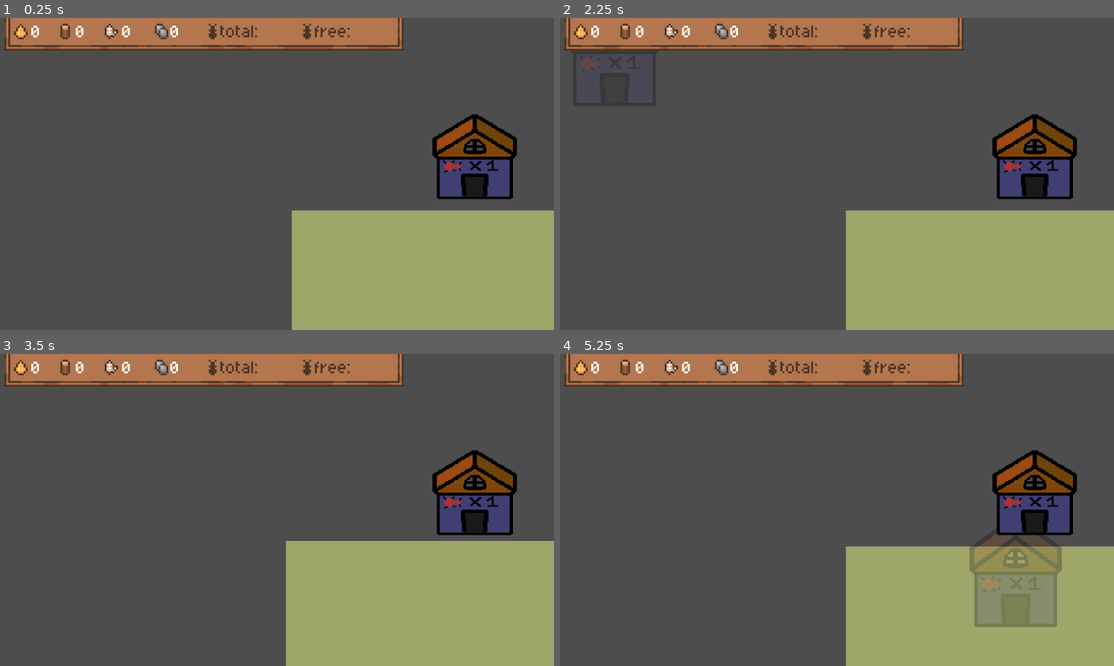
Above: before the commit, frames 1-4 (two rows, left to right).
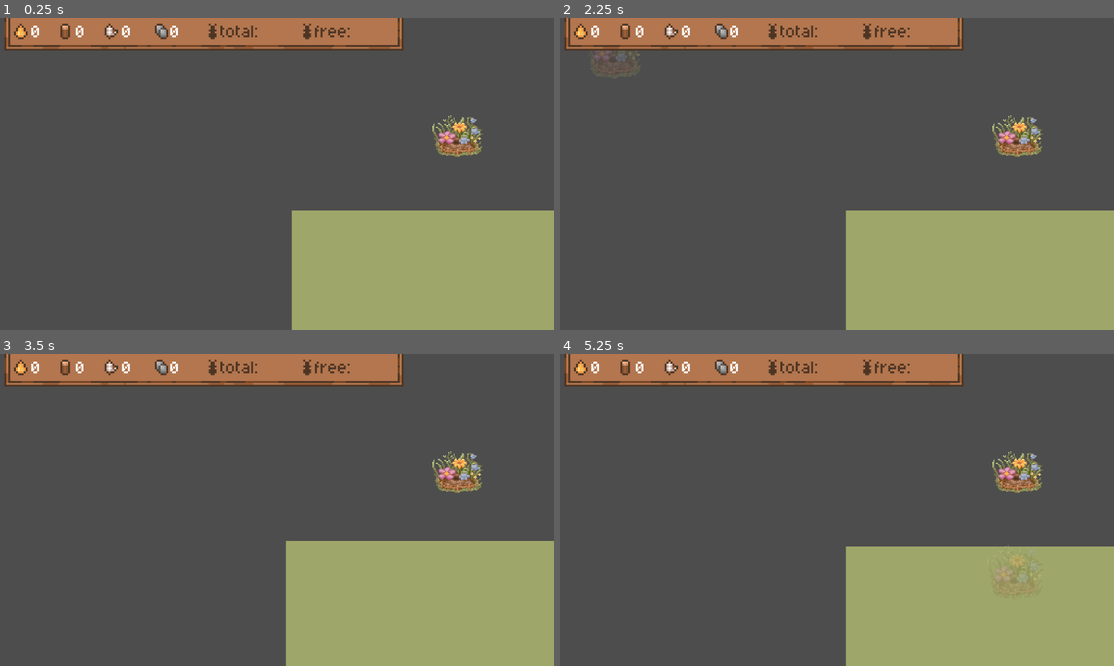
Above: after the commit, the same moments.

Repository: akamikado/brainless-jam
Game: Godot game, scene res://Nodes/main.tscn
The game is run twice, just before and just after one commit, with the same random seed, the same clock (stepped at 60 frames per second) and the same inputs.
Inputs (mouse positions are in pixels of both pictures, inside the frame that each line leads up to):
- Up to frame 1 (0.25 s): no input
- Up to frame 2 (2.25 s): click (1036, 155) at 0.52 s; click (1019, 136) at 1.27 s; tap Enter at 2 s; move the mouse to (604, 33) at 2.02 s; hold D from 2.03 s (still down); click (604, 33) at 2.17 s
- Up to frame 3 (3.5 s): tap Space at 2.75 s; move the mouse to (88, 369) at 2.77 s; release D at 2.78 s; hold S from 2.78 s (still down); click (88, 369) at 2.92 s
- Up to frame 4 (5.25 s): tap Enter at 3.5, 5 s; move the mouse to (692, 369) at 3.52 s; release S at 3.53 s; hold D 3.53-4.28 s; click (692, 369) at 3.67 s; tap Space at 4.25 s; move the mouse to (742, 369) at 4.27 s; hold W 4.28-5.03 s; click (742, 369) at 4.42 s; move the mouse to (1003, 556) at 5.02 s; hold A from 5.03 s (still down); click (1003, 556) at 5.17 s

The runs differ from the first frame. In frame 1, 3.5% of the frame differs, in the area x 78-94%, y 30-59%; in frame 2, 3.9%; in frame 3, 3.5%; in frame 4, 6.6%, in the area x 73-94%, y 30-88%.

Commit message:
rewrote how to set textures so that multiple changes are not needed

Diff:
--- a/Nodes/building_selection_area.tscn
+++ b/Nodes/building_selection_area.tscn
@@ -2,15 +2,16 @@
 
 [ext_resource type="Script" uid="uid://dsmcijgwbml0a" path="res://Scripts/building_selection_area.gd" id="1_eew2j"]
 [ext_resource type="PackedScene" uid="uid://c2ovg5ab0reaq" path="res://Nodes/building_select_button.tscn" id="2_cghn4"]
-[ext_resource type="Texture2D" uid="uid://ccjb8eq1bmglk" path="res://Assets/Buildings/ant-hatchery.png" id="3_jpetf"]
+[ext_resource type="Texture2D" uid="uid://carm4wbtcye53" path="res://Assets/Buildings/nectar-building.png" id="3_ieb2v"]
 
 [node name="BuildingSelectionArea" type="Node2D" unique_id=1568335877]
 script = ExtResource("1_eew2j")
 metadata/_edit_group_ = true
 
-[node name="AntHatchery" parent="." unique_id=679507329 instance=ExtResource("2_cghn4")]
+[node name="NectarGarden" parent="." unique_id=679507329 instance=ExtResource("2_cghn4")]
 offset_transform_position = Vector2(0, 0)
 toggle_mode = true
-texture_normal = ExtResource("3_jpetf")
+texture_normal = ExtResource("3_ieb2v")
+building_type = 2
 
-[connection signal="selected" from="AntHatchery" to="." method="_on_building_select_button_toggled"]
+[connection signal="selected" from="NectarGarden" to="." method="_on_building_select_button_toggled"]
--- a/Scripts/building_base.gd
+++ b/Scripts/building_base.gd
@@ -1,13 +1,10 @@
 class_name Base extends Node2D
 
 func on_placed() -> void:
-	print_debug("Placed")
-	Global.add_housing(25)
 	pass
 
 func update_building() -> void:
 	pass
 
-
 func nearby_building_placed() -> void:
 	pass
--- a/Scripts/building_select_button.gd
+++ b/Scripts/building_select_button.gd
@@ -5,6 +5,6 @@
 
 func _toggled(toggled_on: bool) -> void:
 	if toggled_on:
-		selected.emit(Global.HousingType.ANT_HATCHERY)
+		selected.emit(building_type)
 	else:
 		selected.emit(Global.HousingType.NONE)
--- a/Scripts/global.gd
+++ b/Scripts/global.gd
@@ -1,6 +1,6 @@
 extends Node
 
-enum HousingType { NONE, ANT_HATCHERY, }
+enum HousingType { NONE, ANT_HATCHERY, NECTAR_GARDEN, SILK_WEAVER, STICK_YARD, PEBBLE_QUARRY, HOUSING_SMALL }
 
 var citizens_total: int = 0
 var citizens_assigned: int = 0
@@ -14,6 +14,24 @@
 var silk: int = 0
 var sticks: int = 0
 var pebbles: int = 0
+
+func get_housing_texture_for_type(type: HousingType) -> String:
+	match type:
+		HousingType.ANT_HATCHERY:
+			return "res://Assets/Buildings/ant-hatchery.png"
+		HousingType.NECTAR_GARDEN:
+			return "res://Assets/Buildings/nectar-building.png"
+
+	return ""
+
+func get_housing_scene_for_type(type: HousingType) -> String:
+	match type:
+		HousingType.ANT_HATCHERY:
+			return "res://Nodes/Buildings/building_base.tscn"
+		HousingType.NECTAR_GARDEN:
+			return "res://Assets/Buildings/nectar_building.tscn"
+
+	return ""
 
 # Returns the amount of citizens that couldn't be added, e.g. 0 if all, x if full
 func add_citizens(count: int) -> bool:
--- a/Scripts/housing1.gd
+++ /dev/null
@@ -1,16 +0,0 @@
-extends Base
-
-
-# Called when the node enters the scene tree for the first time.
-func _ready() -> void:
-	pass # Replace with function body.
-
-
-# Called every frame. 'delta' is the elapsed time since the previous frame.
-func _process(delta: float) -> void:
-	Global.add_housing(25)
-	pass
-
-func update_building() -> void:
-
-	pass
--- a/Scripts/map.gd
+++ b/Scripts/map.gd
@@ -2,8 +2,9 @@
 
 @export var buildings: Array[Node2D]
 
-func _on_selected_building_place_building(building_position: Vector2) -> void:
-	var new = preload("res://Nodes/Buildings/building_base.tscn")
+func _on_selected_building_place_building(type: Global.HousingType, building_position: Vector2) -> void:
+	var new: Resource
+	new = load(Global.get_housing_scene_for_type(type))
 	var node = new.instantiate() as Node2D
 	node.global_position = to_local(building_position)
 	node.scale = Vector2(1, 1)
--- a/Scripts/selected_building.gd
+++ b/Scripts/selected_building.gd
@@ -3,7 +3,9 @@
 signal place_building
 
 var ant_hatchery_texture = load("res://Assets/Buildings/ant-hatchery.png")
+var nectar_garden_texture = load("res://Assets/Buildings/nectar-building.png")
 
+var housing_type: Global.HousingType
 @onready var area = $Area2D
 @onready var area_shape = $Area2D/CollisionShape2D
 @onready var map = $"../Map"
@@ -27,7 +29,7 @@
 		)
 
 		if map_rect.encloses(area_rect) and not overlapping_building_on_map:
-			place_building.emit(global_position)
+			place_building.emit(housing_type, global_position)
 
 func _process(_delta: float) -> void:
 	global_position = get_global_mouse_position().snapped(Vector2(16,16))
@@ -42,8 +44,9 @@
 		$Sprite2D.modulate = Color(1, 1, 1, 0.5)
 
 func _on_building_selection_area_selected_building(type: Global.HousingType) -> void:
+	housing_type = type
 	if type == Global.HousingType.NONE:
 		$Sprite2D.visible = false
-	elif type == Global.HousingType.ANT_HATCHERY:
+	else:
 		$Sprite2D.visible = true
-		$Sprite2D.texture = ant_hatchery_texture
+		$Sprite2D.texture = load(Global.get_housing_texture_for_type(type))
Not shown, removed: Scripts/housing1.gd.uid
